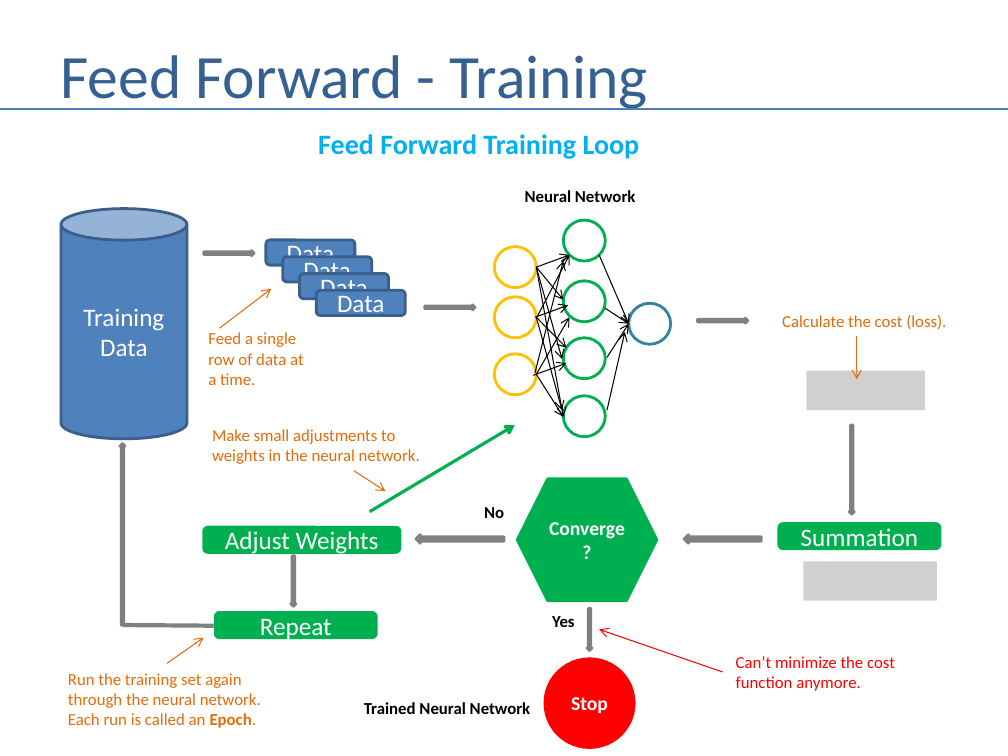
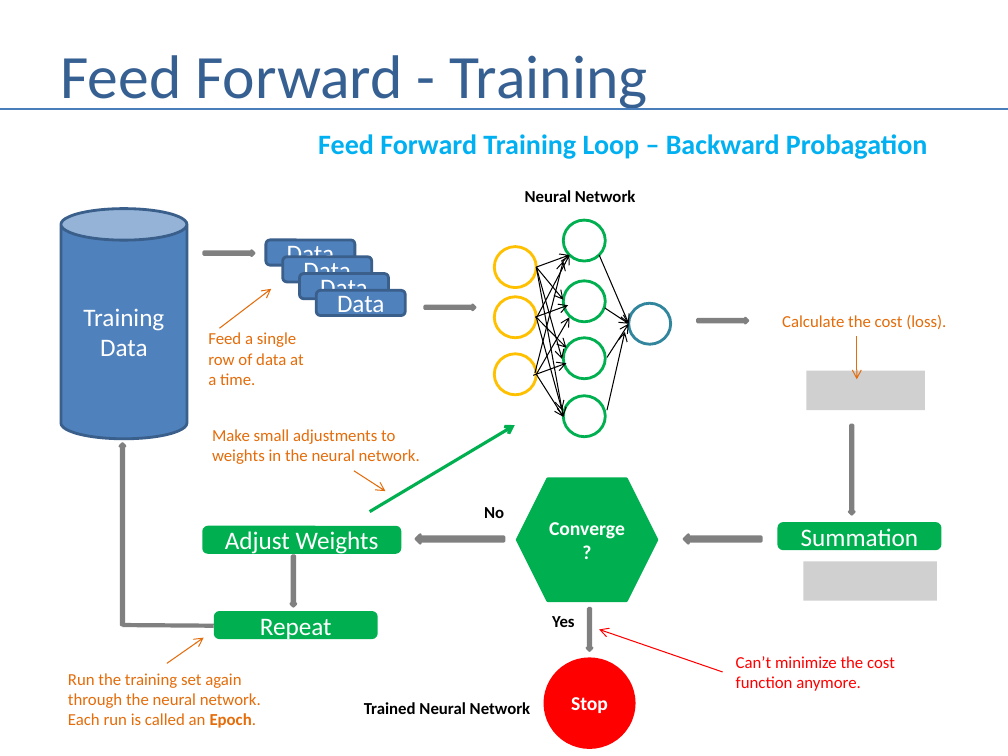
Before and after one commit to andrewferlitsch/Training, a slide deck: slide 13 of AITraining/Fundamentals/Machine Learning/ML Neural Networks.pptx. Drawn at 1008x756 pixels with LibreOffice and Linux fonts; fonts in the diff are those of the drawing; grey boxes stand for pictures. Boxes give left, top, right and bottom in pixels: in the first picture for what was removed or moved away, otherwise in the second. Text is boxed around its words. In the diff, an @@ line names an element or a change of style, - is before the commit and + after.

```diff
--- a/AITraining/Fundamentals/Machine Learning/ML Neural Networks.pptx
+++ b/AITraining/Fundamentals/Machine Learning/ML Neural Networks.pptx
@@ text at [318, 134, 927, 159]: text changed @@
-Feed Forward Training Loop
+Feed Forward Training Loop – Backward Probagation
```
Also in this commit, not shown: 1 other slide changed, 4 other files.
